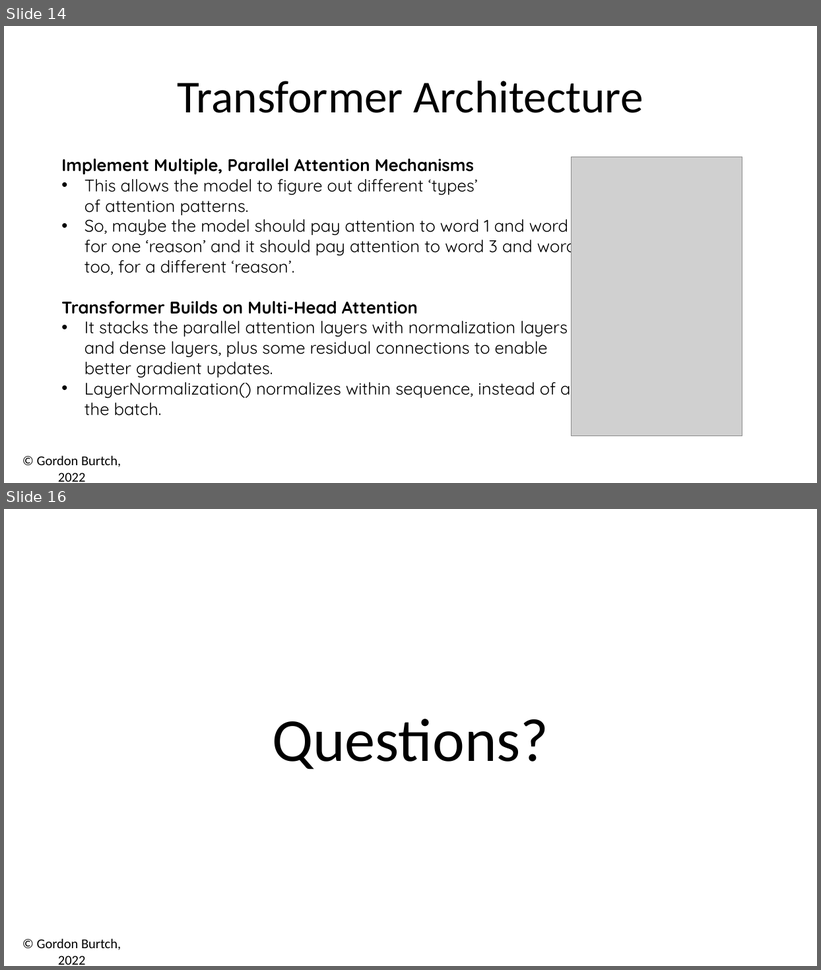
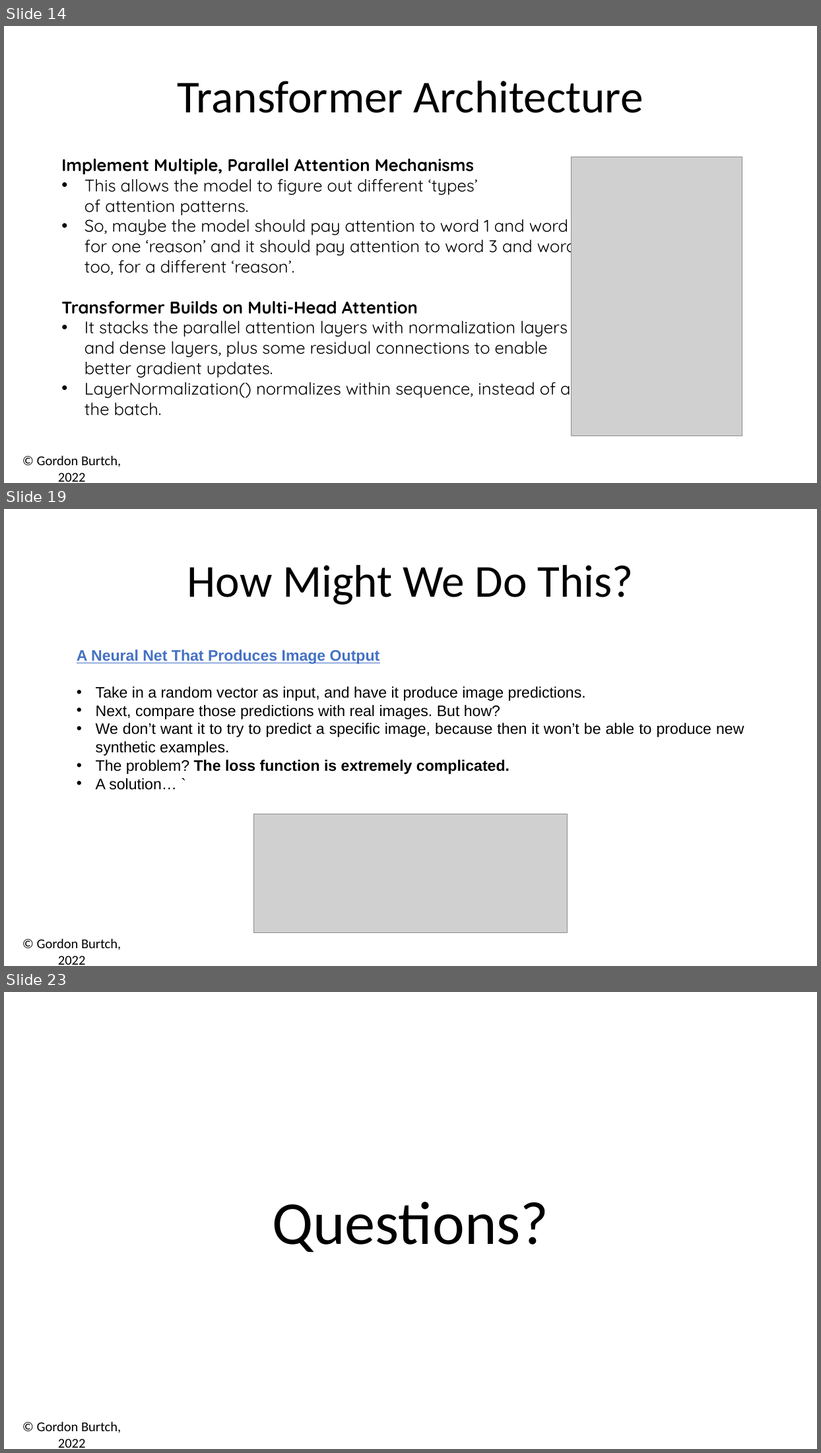
Before and after one commit to gburtch/NYU---ModernAI, a slide deck: Session 6/06b - RNNs for Text.pptx. Shown one above the other, each under a label of ours: slides 14 and 16 before the commit, slides 14, 19 and 23 after it; the slides between them are not shown. The pictures are 821x970 and 821x1453 pixels, drawn with LibreOffice and Linux fonts; fonts in the diff are those of the drawing; grey boxes stand for pictures. Boxes give left, top, right and bottom in pixels: in the first picture for what was removed or moved away, otherwise in the second. Text is boxed around its words. In the diff, an @@ line names an element or a change of style, - is before the commit and + after.

```diff
--- a/Session 6/06b - RNNs for Text.pptx
+++ b/Session 6/06b - RNNs for Text.pptx
@@ slide 19 added at (x1=4, y1=509, x2=817, y2=966), background #FFFFFF; not listed: 1 template element that a slide beside it also shows @@
@@ text added at (x1=187, y1=565, x2=634, y2=605), 54 pt, text #000000 @@
+How Might We Do This?
@@ text added at (x1=77, y1=650, x2=744, y2=790), 18 pt, text #000000 @@
+A Neural Net That Produces Image Output
+• Take in a random vector as input, and have it produce image predictions.
+• Next, compare those predictions with real images. But how?
+• We don’t want it to try to predict a specific image, because then it won’t be able to produce new synthetic examples.
+• The problem? The loss function is extremely complicated.
+• A solution… `
@@ picture added at (x1=254, y1=815, x2=568, y2=933) @@
@@ what was slide 16 is now slide 23 @@
```
Also in this commit, not shown: 3 slides changed, 6 other slides added, 26 other files.
